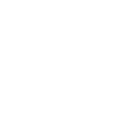
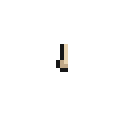
Layers edited between the first and the second (128, 128) image:
showed "arm_L_2" over <box>56,44,68,72</box>
